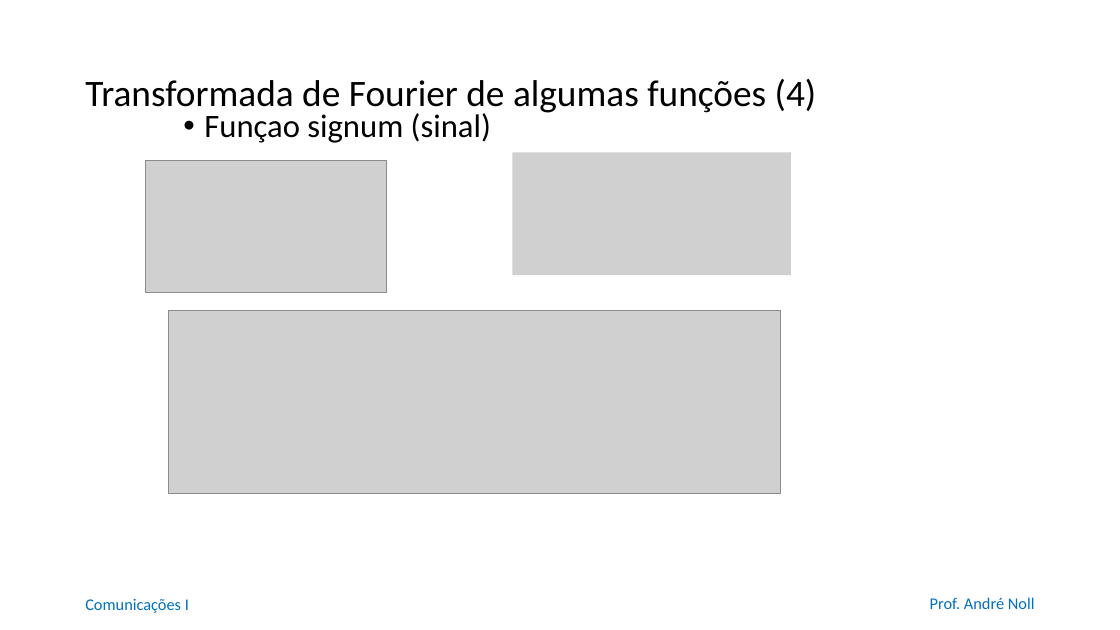
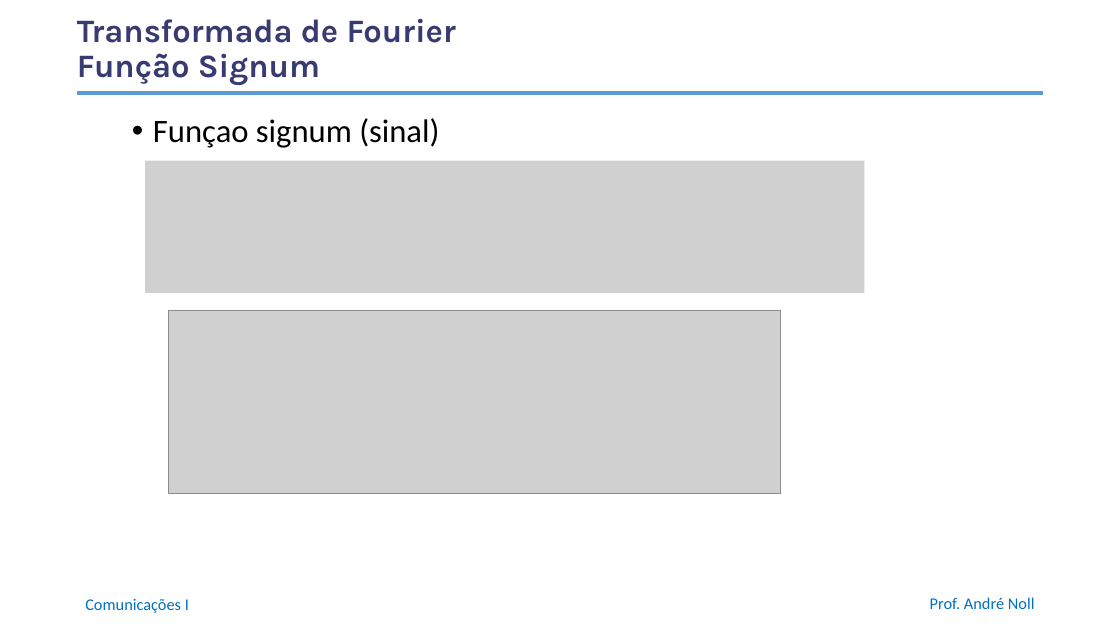
Before and after one commit to anollba/comunicacoes_i_ufrj, a slide deck: slide 16 of slides/Part1-Sistemas/01_03_TransformadaFourier.pptx. Drawn at 1120x630 pixels with LibreOffice and Linux fonts; fonts in the diff are those of the drawing; grey boxes stand for pictures; background and template pictures are left out. Boxes give left, top, right and bottom in pixels: in the first picture for what was removed or moved away, otherwise in the second. Text is boxed around its words. In the diff, an @@ line names an element or a change of style, - is before the commit and + after.

Commit message:
Correct slides Transformada Fourier

```diff
--- a/slides/Part1-Sistemas/01_03_TransformadaFourier.pptx
+++ b/slides/Part1-Sistemas/01_03_TransformadaFourier.pptx
@@ title at [77, 18, 456, 85]: text changed; size 32 to 28 pt; font Calibri to Karla; text colour #000000 to #383B71; bold on @@
-Transformada de Fourier de algumas funções (4)
+Transformada de Fourier
+Função Signum
@@ title "Transformada de Fourier Função Signum" at [77, 18, 456, 85]: vertical alignment middle to top @@
@@ line added from (77, 93) to (1044, 93), #5B9BD5 3.25 pt @@
@@ text "Funçao signum (sinal)": place and size @@
-text "Funçao signum (sinal)" at [204, 113, 491, 143]
+text "Funçao signum (sinal)" at [153, 118, 439, 148]
@@ picture removed at [145, 160, 387, 292] @@
@@ picture added at [145, 160, 865, 292] @@
@@ picture removed at [513, 152, 791, 275] @@
```
Also in this commit, not shown: 7 other slides changed, 1 other file.
